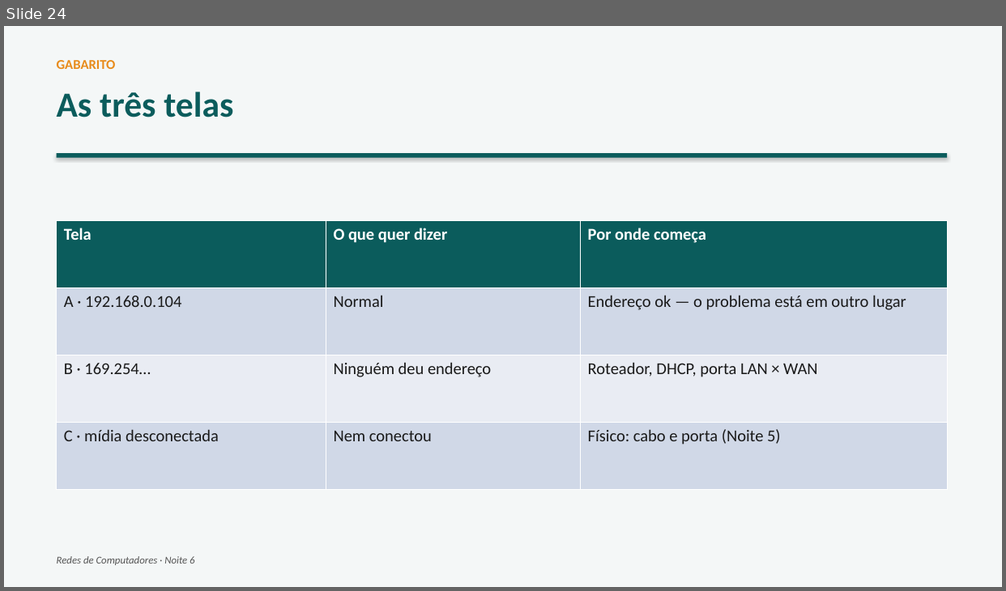
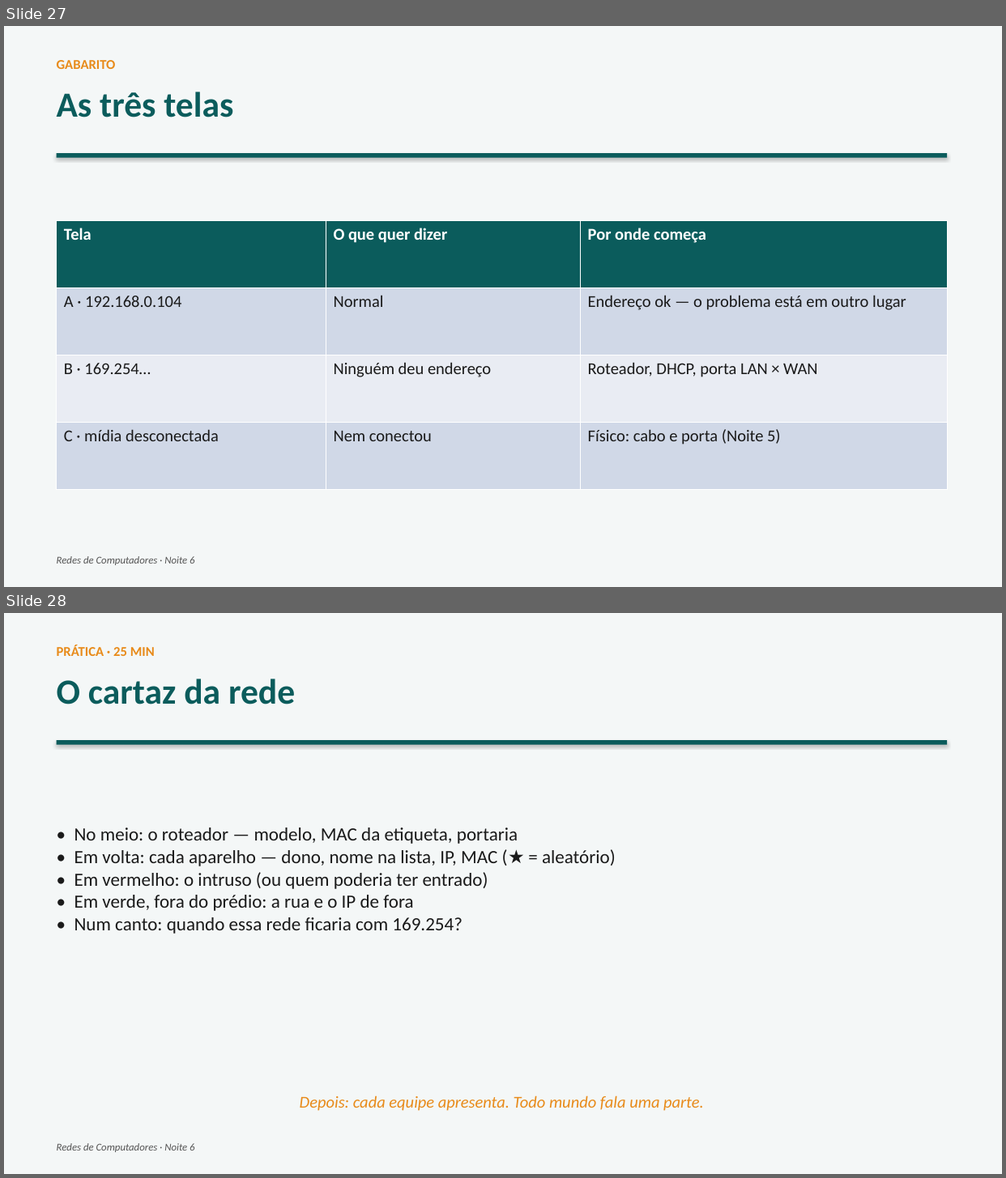
Before and after one commit to joninedel-prog/gerador_contratos, a slide deck: Aula - Redes 6 - Endereco na rede.pptx. Shown one above the other, each under a label of ours: slide 24 before the commit, slides 27 and 28 after it. The pictures are 1006x591 and 1006x1178 pixels, drawn with LibreOffice and Linux fonts; fonts in the diff are those of the drawing. Boxes give left, top, right and bottom in pixels: in the first picture for what was removed or moved away, otherwise in the second. Text is boxed around its words. In the diff, an @@ line names an element or a change of style, - is before the commit and + after.

```diff
--- a/Aula - Redes 6 - Endereco na rede.pptx
+++ b/Aula - Redes 6 - Endereco na rede.pptx
@@ slide 28 added at (x1=4, y1=613, x2=1002, y2=1174), background #FFFFFF @@
@@ rectangle added at (x1=4, y1=613, x2=1002, y2=1174), fill #F4F7F7 @@
@@ text added at (x1=57, y1=645, x2=155, y2=656), 13 pt, text #E88B1A, bold @@
+PRÁTICA · 25 MIN
@@ text added at (x1=57, y1=679, x2=295, y2=705), 34 pt, text #0B5C5C, bold @@
+O cartaz da rede
@@ rectangle added at (x1=57, y1=740, x2=948, y2=745), fill #0B5C5C @@
@@ text added at (x1=74, y1=828, x2=616, y2=934), 18 pt, text #1A1A1A @@
+• No meio: o roteador — modelo, MAC da etiqueta, portaria
+• Em volta: cada aparelho — dono, nome na lista, IP, MAC (★ = aleatório)
+• Em vermelho: o intruso (ou quem poderia ter entrado)
+• Em verde, fora do prédio: a rua e o IP de fora
+• Num canto: quando essa rede ficaria com 169.254?
@@ text added at (x1=300, y1=1096, x2=704, y2=1111), 16 pt, text #E88B1A, italic @@
+Depois: cada equipe apresenta. Todo mundo fala uma parte.
@@ text added at (x1=57, y1=1144, x2=194, y2=1152), 10 pt, text #555555, italic @@
+Redes de Computadores · Noite 6
@@ what was slide 24 is now slide 27 @@
```
Also in this commit, not shown: 3 other slides added, 2 slides removed, 4 other files.
